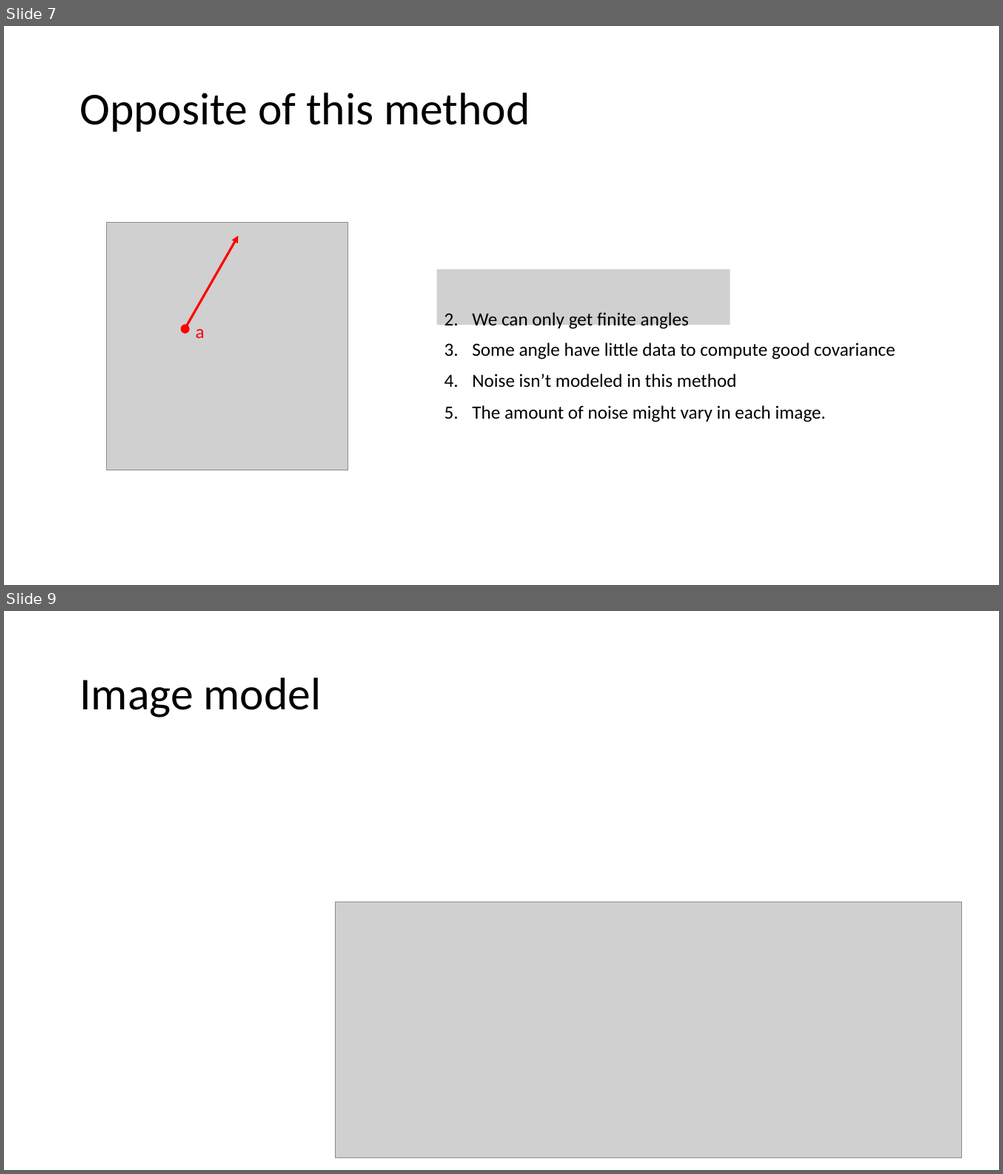
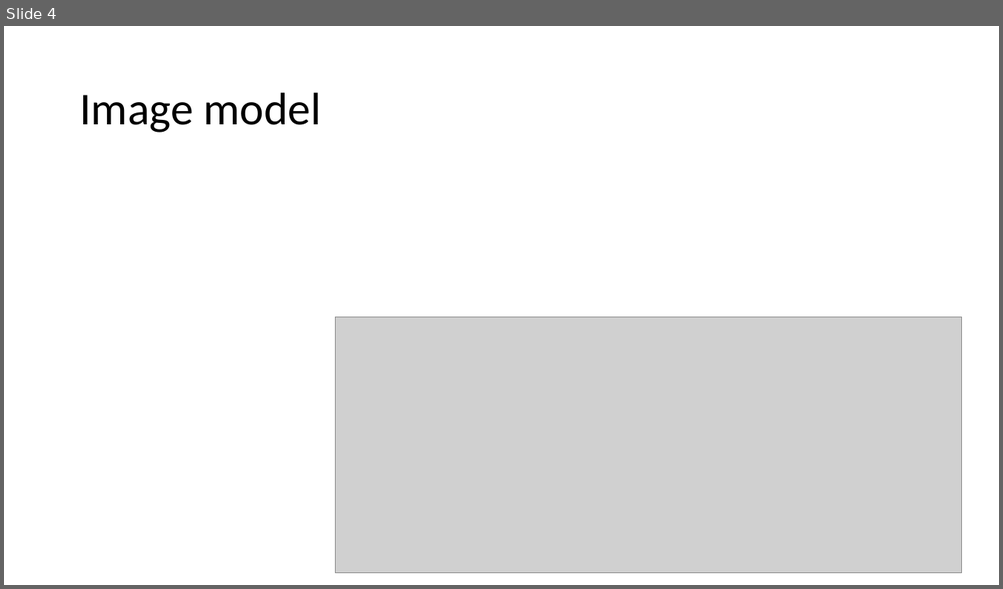
Before and after one commit to sabid-cryoem/sabid-cryoem.github.io, a slide deck: assets/slides/Directly reconstructing principal components of 3D protein structure density map from 2D cryo-EM projection images by 2SDR method.pptx. Shown one above the other, each under a label of ours: slides 7 and 9 before the commit, slide 4 after it; the slides between them are not shown. The pictures are 1003x1174 and 1003x589 pixels, drawn with LibreOffice and Linux fonts; fonts in the diff are those of the drawing; grey boxes stand for pictures; background and template pictures are left out. Boxes give left, top, right and bottom in pixels: in the first picture for what was removed or moved away, otherwise in the second. Text is boxed around its words. In the diff, an @@ line names an element or a change of style, - is before the commit and + after.

```diff
--- a/assets/slides/Directly reconstructing principal components of 3D protein structure density map from 2D cryo-EM projection images by 2SDR method.pptx
+++ b/assets/slides/Directly reconstructing principal components of 3D protein structure density map from 2D cryo-EM projection images by 2SDR method.pptx
@@ slide 7 removed at (4,26,999,585), background #FFFFFF @@
@@ title removed at (79,93,529,132) @@
-Opposite of this method
@@ picture removed at (437,269,730,325) @@
@@ text removed at (472,312,688,330) @@
-2. We can only get finite angles
@@ text removed at (472,343,895,360) @@
-3. Some angle have little data to compute good covariance
@@ text removed at (472,374,737,388) @@
-4. Noise isn’t modeled in this method
@@ group removed at (107,222,349,471): 2 pictures, 1 ellipse, 1 text, 1 arrow @@
-a
@@ text removed at (472,406,825,423) @@
-5. The amount of noise might vary in each image.
@@ what was slide 9 is now slide 4 @@
```
Also in this commit, not shown: 11 slides changed, 10 slides added, 5 other slides removed, 1 other file.
